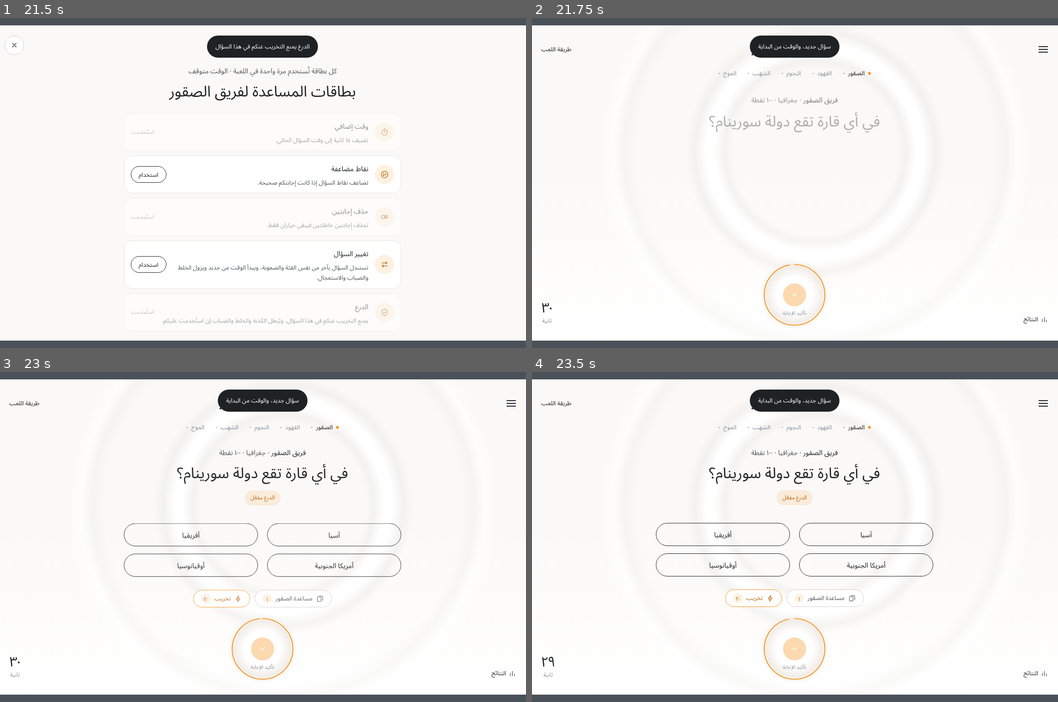
Above: before the commit, frames 1-4 (two rows, left to right).
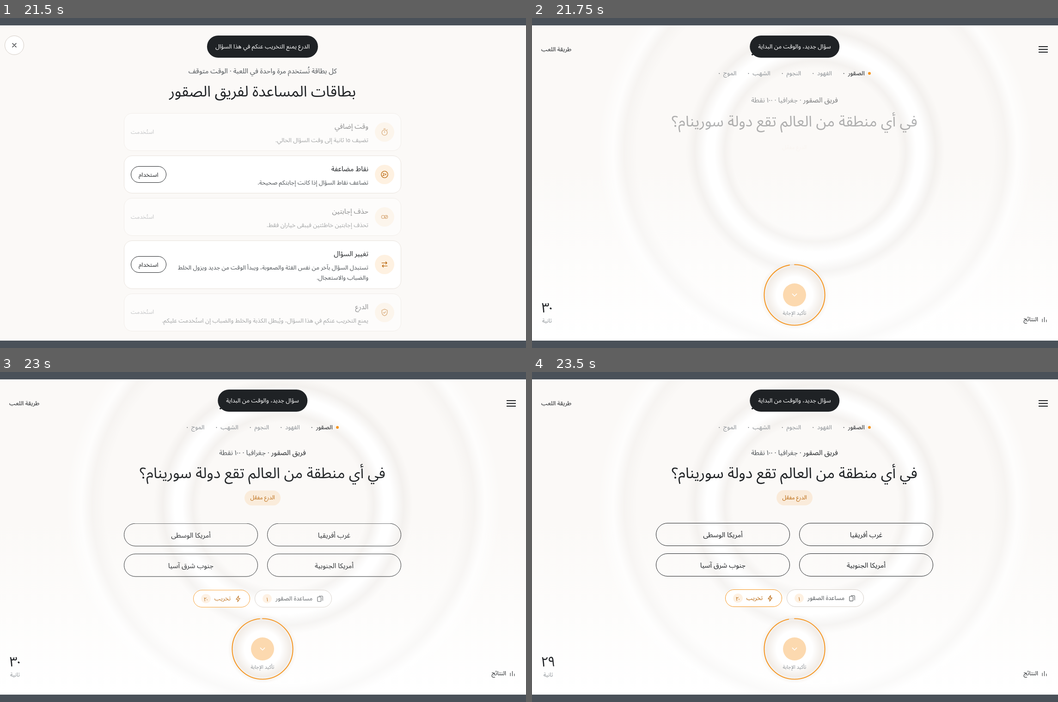
Above: after the commit, the same moments.

Repository: Mohammed12383/Family-game
Game: browser game, page index.html
Two runs of this game, one before a commit and one after it. Both use one fixed random seed, a clock stepped at 60 frames per second and the inputs below.
Inputs (mouse positions are in pixels of both pictures, inside the frame that each line leads up to):
- Up to frame 1 (21.5 s): click (263, 298) at 0.27 s; click (263, 301) at 1.07 s; click "الخليج العربي" at 1.17 s; click "إسلاميات" at 1.67 s; click (263, 298) at 2.07 s; click (263, 252) at 2.17 s; click "تاريخ" at 2.67 s; press the mouse at (263, 298) at 3.07 s; click (263, 252) at 3.17 s; release the mouse at (263, 298) at 3.2 s; click "جغرافيا" at 3.67 s; click (263, 301) at 4.07 s; click "٩ فرق" at 4.17 s; click "٥ فرق" at 4.67 s; click (257, 295) at 5.07 s; click "التالي" at 5.17 s; click "١٥ ثانية" at 5.67 s; press the mouse at (263, 291) at 6.07 s; click "٣٠ ثانية" at 6.17 s; release the mouse at (263, 298) at 6.2 s; click "القائمة" at 6.67 s; click (263, 295) at 7.07 s; click "جولتان" at 7.17 s; click "٦ جولات" at 7.67 s; click (257, 295) at 8.07 s; click (263, 100) at 8.17 s; click "رجوع" at 8.67 s; press the mouse at (263, 298) at 9.07 s; click "٤ جولات" at 9.17 s; release the mouse at (263, 291) at 9.2 s; click "٨ جولات" at 9.67 s; click (263, 291) at 10.07 s; click (263, 51) at 10.17 s; click "فرصة ثانية" at 10.67 s; click (263, 321) at 11.07 s; click (263, 103) at 11.17 s; click "جغرافيا" at 11.67 s; press the mouse at (263, 311) at 12.07 s; click (226, 54) at 12.17 s; release the mouse at (257, 315) at 12.2 s; click "سهل ١٠٠ نقطة" at 12.67 s; click (263, 311) at 13.07 s; click (257, 74) at 13.17 s; click "النتائج" at 13.67 s; click (299, 219) at 14.07 s; click "إغلاق" at 14.17 s; click (263, 110) at 14.67 s; press the mouse at (247, 311) at 15.07 s; click (289, 74) at 15.17 s; release the mouse at (241, 295) at 15.2 s; click (263, 232) at 15.67 s; click (263, 278) at 16.07 s; click "استخدام" at 16.17 s; click (263, 51) at 16.67 s; click (284, 298) at 17.07 s; click "طريقة اللعب" at 17.17 s; click "إغلاق" at 17.67 s; press the mouse at (241, 295) at 18.07 s; click (263, 232) at 18.17 s; release the mouse at (263, 301) at 18.2 s; click "استخدام" at 18.67 s; click (257, 318) at 19.07 s; click (15, 315) at 19.17 s; click (15, 315) at 19.67 s; click (268, 268) at 20.07 s; click "مساعدة الصقور ٣" at 20.17 s; click "استخدام" at 20.67 s; press the mouse at (263, 301) at 21.07 s; click "مساعدة الصقور ٢" at 21.17 s; release the mouse at (273, 308) at 21.2 s
- Up to frame 2 (21.75 s): click "استخدام" at 21.67 s
- Up to frame 3 (23 s): click (247, 642) at 22.07 s; click "طريقة اللعب" at 22.17 s; click "إغلاق" at 22.67 s
- Up to frame 4 (23.5 s): click (810, 639) at 23.07 s; click (795, 497) at 23.17 s

Frame 1 is identical in both runs. In frame 2, 0.6% of the frame differs, in the area x 26-74%, y 28-35%; in frame 3, 0.8%; in frame 4, 0.8%, in the area x 26-74%, y 27-60%.

Commit message:
Harder Islamic questions 6, 7, 10 and no more give-away answers
- Islamic 6, 7, 10 replaced with harder ones; question 14 now has four
  equally detailed companion names.
- Ten other questions had a right answer that stood out by being longer
  or more detailed; their wrong answers now match it in form.
- New test fails if a right answer stands out by length again.

Co-Authored-By: Claude Opus 5.5 <noreply@anthropic.com>
Claude-Session: https://claude.ai/code/session_01Emwc2RJsQ5AHdWMWvTJ5au

Diff:
--- a/assets/questions.js
+++ b/assets/questions.js
@@ -37,7 +37,7 @@
       [1, 'ما عاصمة باكستان؟', 'إسلام آباد', 'كراتشي', 'لاهور', 'بيشاور'],
       [1, 'ما عاصمة نيجيريا؟', 'أبوجا', 'لاغوس', 'كانو', 'إبادان'],
       [1, 'ما أطول نهر في أوروبا؟', 'الفولغا', 'الدانوب', 'الراين', 'السين'],
-      [1, 'في أي قارة تقع دولة سورينام؟', 'أمريكا الجنوبية', 'أفريقيا', 'آسيا', 'أوقيانوسيا'],
+      [1, 'في أي منطقة من العالم تقع دولة سورينام؟', 'أمريكا الجنوبية', 'أمريكا الوسطى', 'غرب أفريقيا', 'جنوب شرق آسيا'],
       [2, 'ما عاصمة ميانمار؟', 'نايبيداو', 'يانغون', 'ماندالاي', 'بانكوك'],
       [2, 'ما الدولة التي تضم أكبر عدد من البحيرات في العالم؟', 'كندا', 'فنلندا', 'روسيا', 'السويد'],
       [2, 'ما أعلى جبل في قارة أفريقيا؟', 'كليمنجارو', 'جبل كينيا', 'جبل توبقال', 'جبل الكاميرون'],
@@ -46,7 +46,7 @@
       [3, 'ما الدولة الوحيدة التي يمر بها خط الاستواء ومدار الجدي معاً؟', 'البرازيل', 'إندونيسيا', 'كينيا', 'أستراليا'],
       [3, 'ما الدولة صاحبة أطول ساحل في العالم؟', 'كندا', 'روسيا', 'إندونيسيا', 'أستراليا'],
       [3, 'ما عاصمة مملكة بوتان؟', 'تيمفو', 'كاتماندو', 'بارو', 'داكا'],
-      [3, 'ما الدولة التي عاصمتها «واغادوغو»؟', 'بوركينا فاسو', 'مالي', 'النيجر', 'تشاد'],
+      [3, 'ما الدولة التي عاصمتها «واغادوغو»؟', 'بوركينا فاسو', 'ساحل العاج', 'غينيا بيساو', 'أفريقيا الوسطى'],
       [3, 'ما أصغر دولة عربية مساحةً؟', 'البحرين', 'قطر', 'لبنان', 'جزر القمر']
     ]
   },
@@ -80,15 +80,15 @@
       [1, 'كم عدد الأنبياء والرسل المذكورين بأسمائهم في القرآن؟', '٢٥', '٢٠', '٢٧', '٣٠'],
       [1, 'ما السورة التي تُسمى أيضاً «سورة بني إسرائيل»؟', 'الإسراء', 'البقرة', 'طه', 'الأعراف'],
       [1, 'ما رقم سورة «يس» في ترتيب المصحف؟', '٣٦', '٣٢', '٤٠', '٣٨'],
-      [2, 'كم سنة لبث نوح عليه السلام في قومه يدعوهم كما ورد في القرآن؟', '٩٥٠', '١٠٠٠', '٩٠٠', '٨٥٠'],
-      [2, 'كم سنة لبث أصحاب الكهف في كهفهم كما ورد في القرآن؟', '٣٠٩', '٣٠٠', '٣١٠', '٢٩٩'],
+      [2, 'من الصحابي الذي اهتز لموته عرش الرحمن؟', 'سعد بن معاذ', 'سعد بن عبادة', 'سعد بن أبي وقاص', 'سعد بن الربيع'],
+      [2, 'ما السورة التي سمّاها ابن عباس رضي الله عنهما «الفاضحة»؟', 'التوبة', 'الأحزاب', 'المنافقون', 'محمد'],
       [2, 'ما اسم الملك الذي ذُكر في سورة البقرة وزاده الله «بسطة في العلم والجسم»؟', 'طالوت', 'جالوت', 'داود', 'ذو القرنين'],
       [2, 'ما اسم والد مريم عليها السلام كما ورد في القرآن؟', 'عمران', 'زكريا', 'هارون', 'يعقوب'],
-      [2, 'من الصحابي الملقب بـ«ترجمان القرآن»؟', 'عبد الله بن عباس', 'عبد الله بن مسعود', 'أبي بن كعب', 'زيد بن ثابت'],
+      [2, 'في أي سورة وردت آية «وما رميتَ إذ رميتَ ولكنّ الله رمى»؟', 'الأنفال', 'آل عمران', 'التوبة', 'الفتح'],
       [3, 'ما الحروف المقطعة التي افتُتحت بها أكبر عدد من السور؟', 'حم', 'الم', 'الر', 'طسم'],
       [3, 'كم سورة في القرآن تبدأ بالحروف المقطعة؟', '٢٩', '٢٨', '٣٠', '٢٤'],
       [3, 'كم مرة ورد اسم «مكة» بلفظه الصريح في القرآن الكريم؟', 'مرة واحدة', 'مرتين', '٣ مرات', '٥ مرات'],
-      [3, 'من آخر الصحابة وفاةً على المشهور؟', 'أبو الطفيل عامر بن واثلة', 'أنس بن مالك', 'جابر بن عبد الله', 'سهل بن سعد'],
+      [3, 'من آخر الصحابة وفاةً على المشهور؟', 'أبو الطفيل عامر بن واثلة الليثي', 'أبو أمامة صُدَيّ بن عجلان الباهلي', 'أبو حمزة أنس بن مالك الأنصاري', 'أبو العباس سهل بن سعد الساعدي'],
       [3, 'عن أي نبي قال الله تعالى: «وكان عند ربه مرضياً»؟', 'إسماعيل عليه السلام', 'إدريس عليه السلام', 'يحيى عليه السلام', 'إسحاق عليه السلام']
     ]
   },
@@ -160,7 +160,7 @@
     name: 'لغة عربية',
     q: [
       [1, 'من يُنسب إليه وضع علم النحو العربي؟', 'أبو الأسود الدؤلي', 'سيبويه', 'الخليل بن أحمد الفراهيدي', 'ابن مالك'],
-      [1, 'من واضع علم العروض؟', 'الخليل بن أحمد الفراهيدي', 'سيبويه', 'الأصمعي', 'المتنبي'],
+      [1, 'من واضع علم العروض؟', 'الخليل بن أحمد الفراهيدي', 'أبو الأسود الدؤلي', 'عبد الملك بن قريب الأصمعي', 'أبو عمرو بن العلاء'],
       [1, 'ما مفرد كلمة «أنامل»؟', 'أُنملة', 'نملة', 'أنمول', 'منمل'],
       [1, 'ما ضد كلمة «الوجيز»؟', 'المطوّل', 'المختصر', 'القصير', 'البسيط'],
       [1, 'من أي جهة تهب «ريح الصَّبا»؟', 'الشرق', 'الغرب', 'الشمال', 'الجنوب'],
@@ -172,7 +172,7 @@
       [3, 'ما معنى كلمة «الحَوْباء»؟', 'النفس', 'الحزن', 'الحب', 'الصبر'],
       [3, 'من صاحب المعلقة التي مطلعها «لخولة أطلالٌ ببرقة ثهمدِ»؟', 'طرفة بن العبد', 'لبيد بن ربيعة', 'الحارث بن حلزة', 'عمرو بن كلثوم'],
       [3, 'ما البحر الشعري الذي تفعيلاته «مستفعلن فاعلن مستفعلن فاعلن»؟', 'البسيط', 'الطويل', 'الكامل', 'الرجز'],
-      [3, 'ما معنى كلمة «القَرْم» عند العرب؟', 'السيد العظيم', 'الجبل', 'البخيل', 'الجبان'],
+      [3, 'ما معنى كلمة «القَرْم» عند العرب؟', 'السيد العظيم', 'الجبل العالي', 'البخيل الشديد', 'الجبان الضعيف'],
       [3, 'من مؤلف معجم «لسان العرب»؟', 'ابن منظور', 'الفيروزآبادي', 'الجوهري', 'الزبيدي']
     ]
   },
@@ -181,15 +181,15 @@
     name: 'حيوانات',
     q: [
       [1, 'كم تبلغ مدة حمل أنثى الفيل تقريباً؟', '٢٢ شهراً', '٩ أشهر', '١٢ شهراً', '١٨ شهراً'],
-      [1, 'ما الحيوان صاحب أقوى عضة مُقاسة بين الحيوانات الحية؟', 'تمساح المياه المالحة', 'القرش الأبيض', 'الأسد', 'الضبع'],
+      [1, 'ما الحيوان صاحب أقوى عضة مُقاسة بين الحيوانات الحية؟', 'تمساح المياه المالحة', 'القرش الأبيض الكبير', 'الأسد الأفريقي', 'الضبع المرقط'],
       [1, 'كم رِجلاً للكركند (الإستاكوزا) بما فيها الكلّابتان؟', '١٠', '٨', '٦', '١٢'],
       [1, 'ما أسرع طائر عند الانقضاض على فريسته؟', 'الشاهين', 'النسر الذهبي', 'الصقر الحر', 'العقاب'],
       [1, 'أيّ هذه الحيوانات لا يستطيع القفز؟', 'الفيل', 'الكنغر', 'الحصان', 'الأرنب'],
       [2, 'ماذا يُسمى صغير الكنغر؟', 'جوي', 'جرو', 'عجل', 'مهر'],
       [2, 'ما الحيوان الثديي الذي يضع البيض من بين هذه؟', 'خلد الماء', 'الكوالا', 'الكنغر', 'القنفذ'],
       [2, 'ما لون دم الأخطبوط؟', 'أزرق', 'أخضر', 'أحمر', 'شفاف'],
-      [2, 'كم ساعة تنام الكوالا تقريباً في اليوم؟', 'حوالي ٢٠ ساعة', '٨ ساعات', '١٢ ساعة', '٤ ساعات'],
-      [2, 'ما أكبر أنواع القطط في العالم؟', 'الببر (النمر المخطط)', 'الأسد', 'اليغور', 'الفهد'],
+      [2, 'كم ساعة تنام الكوالا تقريباً في اليوم؟', 'حوالي ٢٠ ساعة', 'حوالي ٨ ساعات', 'حوالي ١٢ ساعة', 'حوالي ٤ ساعات'],
+      [2, 'ما أكبر أنواع القطط في العالم؟', 'الببر السيبيري', 'الأسد الأفريقي', 'اليغور الأمريكي', 'الفهد الصياد'],
       [3, 'أنثى أي حيوان تُسمى «الحِجْر»؟', 'الخيل', 'الإبل', 'الغنم', 'الأسود'],
       [3, 'كم فقرة في رقبة الزرافة؟', '٧', '١٢', '١٨', '٢٤'],
       [3, 'ما الحيوان الذي يُسمى بيته «الكِناس»؟', 'الغزال', 'الأسد', 'الذئب', 'النحل'],
@@ -209,7 +209,7 @@
       [2, 'ما الفطر الثمين الذي ينمو تحت الأرض ويُعد من أغلى المأكولات في العالم؟', 'الكمأة (الترفل)', 'الشيتاكي', 'المشروم الأبيض', 'المورل'],
       [2, 'ما الدولة الأولى عالمياً في إنتاج الزعفران؟', 'إيران', 'إسبانيا', 'الهند', 'المغرب'],
       [2, 'ما الفيتامين المرتبط بالجزر وصحة العين؟', 'فيتامين A', 'فيتامين C', 'فيتامين D', 'فيتامين K'],
-      [2, 'ما الغاز الذي تطلقه الخميرة فيجعل العجين ينتفخ؟', 'ثاني أكسيد الكربون', 'الأكسجين', 'النيتروجين', 'الهيدروجين'],
+      [2, 'ما الغاز الذي تطلقه الخميرة فيجعل العجين ينتفخ؟', 'ثاني أكسيد الكربون', 'ثاني أكسيد الكبريت', 'أول أكسيد الكربون', 'غاز النيتروجين'],
       [2, 'من حليب أي حيوان يُصنع جبن «الروكفور» الفرنسي تقليدياً؟', 'الأغنام', 'البقر', 'الماعز', 'الجاموس'],
       [3, 'ما العفن الذي يعطي جبن «الروكفور» عروقه الزرقاء؟', 'البنسليوم', 'الخميرة', 'الأسبرجيلس', 'الريزوبس'],
       [3, 'كم سعرة حرارية تقريباً في غرام البروتين الواحد؟', '٤', '٩', '٧', '٢'],
@@ -234,7 +234,7 @@
       [2, 'حلزون في قاع بئر عمقها ١٠ أمتار، يصعد ٣ أمتار في النهار وينزلق مترين في الليل. في أي يوم يخرج من البئر؟', 'الثامن', 'العاشر', 'التاسع', 'السابع'],
       [3, 'كم درجة الزاوية بين عقربي الساعة عندما تكون ٣:١٥؟', '٧٫٥', 'صفر', '١٥', '٣٠'],
       [3, 'ما العدد التالي: ١، ١١، ٢١، ١٢١١، ١١١٢٢١، ...؟', '٣١٢٢١١', '١١٣٢٢١', '٢١٢٢١١', '٣١٢١١١'],
-      [3, 'شمعتان بالطول نفسه: الأولى تحترق كلها في ٤ ساعات والثانية في ٣ ساعات. أُشعلتا معاً، فبعد كم يصبح طول الأولى ضعف طول الثانية؟', 'ساعتان و٢٤ دقيقة', 'ساعتان', 'ساعتان ونصف', '٣ ساعات'],
+      [3, 'شمعتان بالطول نفسه: الأولى تحترق كلها في ٤ ساعات والثانية في ٣ ساعات. أُشعلتا معاً، فبعد كم يصبح طول الأولى ضعف طول الثانية؟', 'ساعتان و٢٤ دقيقة', 'ساعتان و٤٠ دقيقة', 'ساعة و٤٨ دقيقة', 'ساعتان و١٢ دقيقة'],
       [3, 'ارتفع سعر سلعة ١٠٪ ثم انخفض ١٠٪. كيف أصبح سعرها مقارنة بالسعر الأصلي؟', 'أقل بـ١٪', 'كما هو', 'أعلى بـ١٪', 'أقل بـ١٠٪'],
       [3, 'في غرفة فيها ٢٣ شخصاً، كم احتمال أن يتشارك اثنان منهم يوم الميلاد نفسه تقريباً؟', '٥٠٪', '٦٪', '١٠٪', '٩٠٪']
     ]
@@ -256,7 +256,7 @@
       [3, 'في أي عام بدأ تصدير النفط العُماني؟', '١٩٦٧', '١٩٦٢', '١٩٧٠', '١٩٧٥'],
       [3, 'كم يبلغ طول جسر الملك فهد بين السعودية والبحرين تقريباً؟', '٢٥ كم', '١٠ كم', '٤٠ كم', '٦ كم'],
       [3, 'ما اسم السفينة العُمانية التي أبحرت إلى نيويورك عام ١٨٤٠ في أول زيارة دبلوماسية عربية لأمريكا؟', 'سلطانة', 'شباب عُمان', 'جوهرة مسقط', 'فلك السلامة'],
-      [3, 'من الإمام العُماني الذي طرد البرتغاليين من مسقط عام ١٦٥٠م؟', 'الإمام سلطان بن سيف اليعربي', 'الإمام ناصر بن مرشد', 'السيد سعيد بن سلطان', 'الإمام أحمد بن سعيد'],
+      [3, 'من الإمام العُماني الذي طرد البرتغاليين من مسقط عام ١٦٥٠م؟', 'الإمام سلطان بن سيف اليعربي', 'الإمام ناصر بن مرشد اليعربي', 'السيد سعيد بن سلطان البوسعيدي', 'الإمام أحمد بن سعيد البوسعيدي'],
       [3, 'من مؤسس دولة البوسعيد في عُمان؟', 'الإمام أحمد بن سعيد', 'السيد سعيد بن سلطان', 'الإمام ناصر بن مرشد', 'السيد ثويني بن سعيد']
     ]
   },
--- a/tests/game.test.js
+++ b/tests/game.test.js
@@ -117,6 +117,23 @@
     }
     for (const d of [1, 2, 3]) assert.ok(per[d] >= 5, `${cat.id} needs at least 5 questions of difficulty ${d}`);
   }
+});
+
+test('question bank: the right answer never gives itself away by being longer than the wrong ones', () => {
+  const sandbox = {};
+  new Function('window', fs.readFileSync(path.join(ROOT, 'assets/questions.js'), 'utf8'))(sandbox);
+  const words = (s) => s.trim().split(/\s+/).length;
+  const giveaways = [];
+  for (const cat of sandbox.LAMMA_DATA) {
+    for (const [, text, right, ...wrong] of cat.q) {
+      const longest = Math.max(...wrong.map((s) => s.length));
+      const mostWords = Math.max(...wrong.map(words));
+      if ((right.length > longest * 1.4 && right.length - longest >= 5) || words(right) > mostWords + 1) {
+        giveaways.push(`${cat.name}: ${text} → ${right}`);
+      }
+    }
+  }
+  assert.deepEqual(giveaways, [], 'make the wrong answers as long and detailed as the right one');
 });
 
 /* ---------- setup ---------- */
Not shown, changed: questions.pdf
